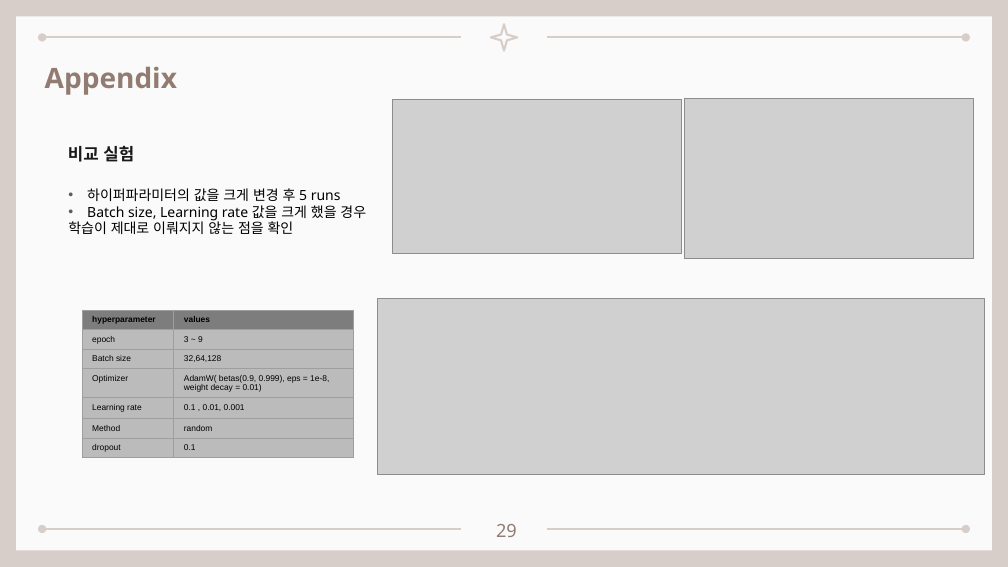
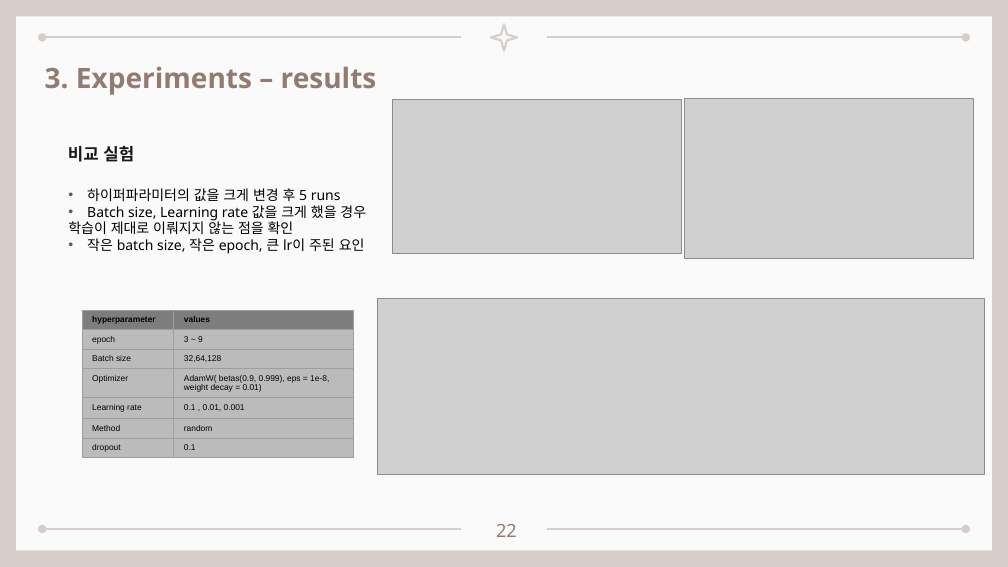
Before and after one commit to seungdeng/DELab, a slide deck: slide 22 of PPT/(이승건)250304_BERT멘토링리뷰.pptx (slide 29 before the commit). Drawn at 1008x567 pixels with LibreOffice and Linux fonts; fonts in the diff are those of the drawing; grey boxes stand for pictures. Boxes give left, top, right and bottom in pixels: in the first picture for what was removed or moved away, otherwise in the second. Text is boxed around its words. In the diff, an @@ line names an element or a change of style, - is before the commit and + after.

```diff
--- a/PPT/(이승건)250304_BERT멘토링리뷰.pptx
+++ b/PPT/(이승건)250304_BERT멘토링리뷰.pptx
@@ text at (45,66,377,95): text changed @@
-Appendix
+3. Experiments – results
@@ text at (87,238,365,254): paragraph added @@
+• 작은 batch size, 작은 epoch, 큰 lr이 주된 요인
@@ page number at (496,524,517,537): text changed @@
-29
+22
```
Also in this commit, not shown: 18 other slides changed, 2 slides added, 1 other file.
